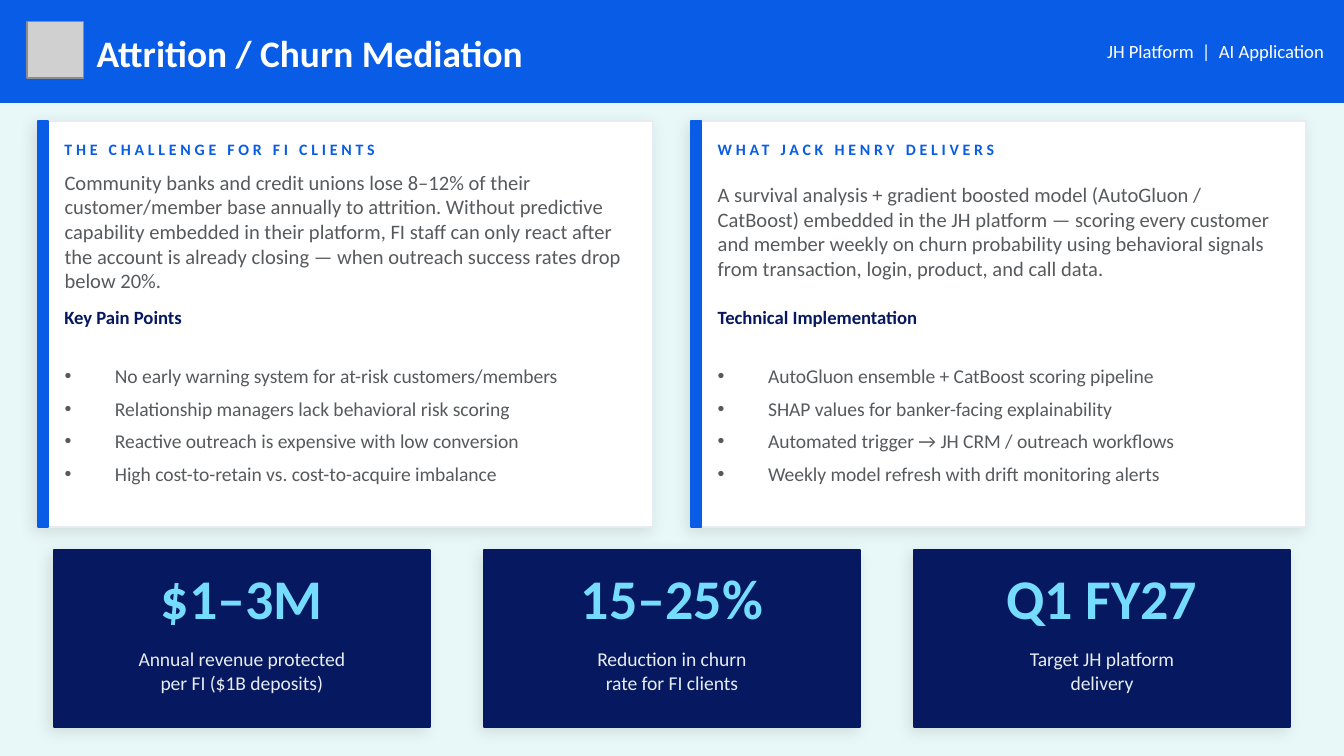
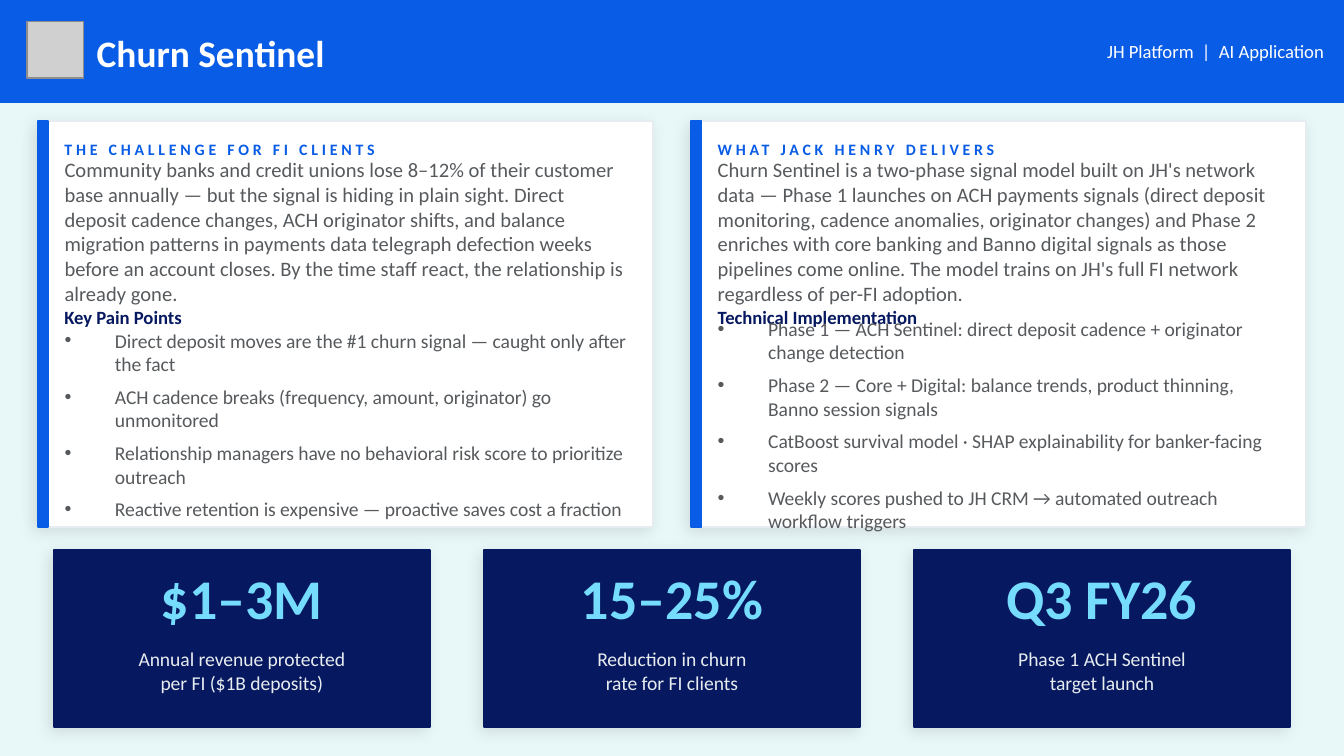
Before and after one commit to MonkeyWrenchGang/jhai_presentations, a slide deck: slide 6 of JH_DS_Strategy_JHBI.pptx. Drawn at 1344x756 pixels with LibreOffice and Linux fonts; fonts in the diff are those of the drawing; grey boxes stand for pictures. Boxes give left, top, right and bottom in pixels: in the first picture for what was removed or moved away, otherwise in the second. Text is boxed around its words. In the diff, an @@ line names an element or a change of style, - is before the commit and + after.

Commit message:
Rename to Churn Sentinel; add two-phase ACH-first signal story
- Renamed Attrition/Churn Mediation → Churn Sentinel throughout
- Detail slide rewritten: Phase 1 = ACH direct deposit monitoring,
  Phase 2 = core banking + Banno digital signal enrichment
- App Delivery Gantt: split into Churn Sentinel (Phase 1 ACH) and
  Churn Sentinel+ (Phase 2 Core+Digital) rows
- Phased Roadmap Phase 1 bullets: ACH pipeline ingestion + Sentinel launch
- Phased Roadmap Phase 2: Churn Sentinel+ chip added, bullets updated
- Next Steps: updated scoping item to ACH pipeline + DD monitoring spec
- Metric 3 updated to Q3 FY26 Phase 1 target

```diff
--- a/JH_DS_Strategy_JHBI.pptx
+++ b/JH_DS_Strategy_JHBI.pptx
@@ text at [97,40,324,68]: text changed @@
-Attrition / Churn Mediation
+Churn Sentinel
@@ text at [65,162,623,305]: text changed @@
-Community banks and credit unions lose 8–12% of their customer/member base annually to attrition. Without predictive capability embedded in their platform, FI staff can only react after the account is already closing — when outreach success rates drop below 20%.
+Community banks and credit unions lose 8–12% of their customer base annually — but the signal is hiding in plain sight. Direct deposit cadence changes, ACH originator shifts, and balance migration patterns in payments data telegraph defection weeks before an account closes. By the time staff react, the relationship is already gone.
@@ text at [718,162,1265,305]: text changed @@
-A survival analysis + gradient boosted model (AutoGluon / CatBoost) embedded in the JH platform — scoring every customer and member weekly on churn probability using behavioral signals from transaction, login, product, and call data.
+Churn Sentinel is a two-phase signal model built on JH's network data — Phase 1 launches on ACH payments signals (direct deposit monitoring, cadence anomalies, originator changes) and Phase 2 enriches with core banking and Banno digital signals as those pipelines come online. The model trains on JH's full FI network regardless of per-FI adoption.
@@ text at [768,320,1262,532]: text changed @@
-• AutoGluon ensemble + CatBoost scoring pipeline
-• SHAP values for banker-facing explainability
-• Automated trigger → JH CRM / outreach workflows
-• Weekly model refresh with drift monitoring alerts
+• Phase 1 — ACH Sentinel: direct deposit cadence + originator change detection
+• Phase 2 — Core + Digital: balance trends, product thinning, Banno session signals
+• CatBoost survival model · SHAP explainability for banker-facing scores
+• Weekly scores pushed to JH CRM → automated outreach workflow triggers
@@ text at [115,334,626,519]: text changed @@
-• No early warning system for at-risk customers/members
-• Relationship managers lack behavioral risk scoring
-• Reactive outreach is expensive with low conversion
-• High cost-to-retain vs. cost-to-acquire imbalance
+• Direct deposit moves are the #1 churn signal — caught only after the fact
+• ACH cadence breaks (frequency, amount, originator) go unmonitored
+• Relationship managers have no behavioral risk score to prioritize outreach
+• Reactive retention is expensive — proactive saves cost a fraction
@@ text at [1007,580,1197,626]: text changed @@
-Q1 FY27
+Q3 FY26
@@ text at [1018,652,1186,694]: text changed @@
-Target JH platform
-delivery
+Phase 1 ACH Sentinel
+target launch
```
Also in this commit, not shown: 8 other slides changed, 1 other file.
